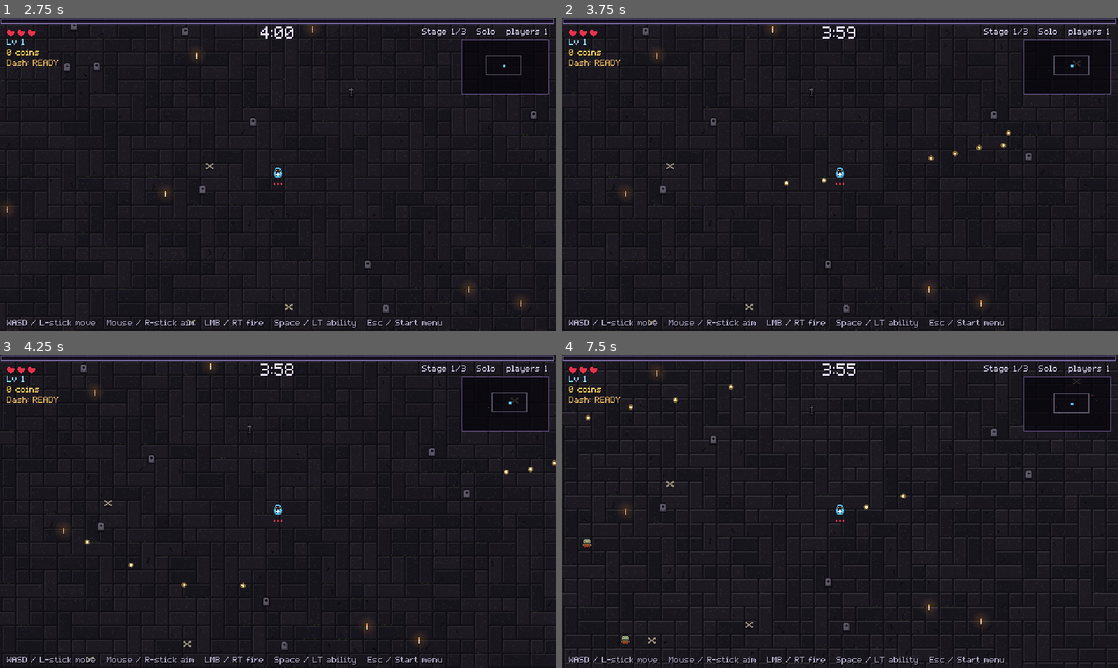
Above: before the commit, frames 1-4 (two rows, left to right).
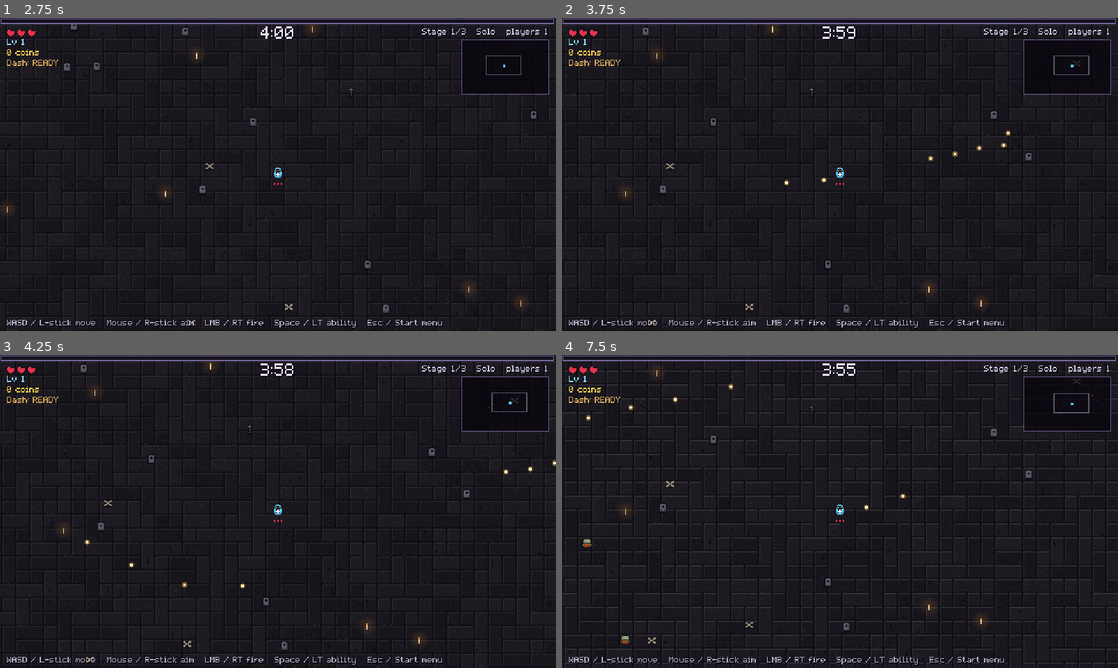
Above: after the commit, the same moments.

Repository: Tristan2828/GameTest
Game: Godot game, scene res://src/main/main.tscn
Same seed, same stepped clock (60 frames per second), same inputs: the game is played once before the commit and once after it.
Inputs (mouse positions are in pixels of both pictures, inside the frame that each line leads up to):
- Up to frame 1 (2.75 s): click (278, 180) at 0.52 s; type "12" at 0.6 s; click "Play Solo" at 1.25 s; click "Start Run" at 2 s
- Up to frame 2 (3.75 s): tap Enter (ui_accept) at 2.75, 3.02, 3.32 s; move the mouse to (962, 158) at 2.77 s; press the mouse at (962, 158) at 2.78 s; hold D (move_right) 2.78-3.5 s; tap Space (ability) at 2.85 s; release the mouse at (962, 158) at 3.5 s; drag from (728, 190) to (812, 237) at 3.52 s
- Up to frame 3 (4.25 s): no input
- Up to frame 4 (7.5 s): move the mouse to (895, 442) at 4.27 s; press the mouse at (895, 442) at 4.28 s; hold D (move_right) 4.28-5 s; tap Space (ability) at 4.35 s; release the mouse at (895, 442) at 5 s; drag from (812, 574) to (673, 464) at 5.02 s; tap Enter (ui_accept) at 5.75, 6.02, 6.32 s; move the mouse to (1006, 558) at 5.77 s; hold A (move_left) 5.78-6.5 s; hold Shift 5.78-6.5 s; click (1006, 558) at 6.05 s; drag from (673, 464) to (756, 433) at 6.52 s; move the mouse to (867, 511) at 7.27 s; press the mouse at (867, 511) at 7.28 s; hold S (move_down) from 7.28 s (still down); tap Ctrl at 7.35 s

Frame 1 is identical in both runs. In frame 2, less than 0.1% of the frame differs, in the area x 40-81%, y 35-54%; in frame 3, less than 0.1%; in frame 4, less than 0.1%.

Commit message:
Performance: batched bullet/gem drawing, off-screen culling, cheaper enemy grid; --perf-log and --invincible
Co-Authored-By: Claude Opus 5.5 <noreply@anthropic.com>
Claude-Session: https://claude.ai/code/session_018FQUPVBgHcvQaDcZ2WmqYd

Diff:
--- a/src/arena/arena.gd
+++ b/src/arena/arena.gd
@@ -192,22 +192,42 @@
 	if _phase == Phase.PLAYING:
 		_elapsed += delta
 		_run_stats.run_seconds += delta
+		var t := PerfLog.start()
 		for player: Player in _player_nodes():
 			player.tick(delta)
+		PerfLog.stop(&"players", t)
 		if is_host:
+			t = PerfLog.start()
 			_spawn_enemies(delta)
 			_tick_effigies(delta)
+			PerfLog.stop(&"spawn", t)
+			t = PerfLog.start()
 			_enemies.tick_host(delta, _alive_player_positions(), _effigy_positions(), _effigy_lure_radius())
+			PerfLog.stop(&"enemies", t)
+			t = PerfLog.start()
 			_tick_boss(delta)
+			PerfLog.stop(&"boss", t)
+			t = PerfLog.start()
 			_weapons.tick_host(delta, _elapsed, _player_nodes(), _enemies, _ready_peer_list())
+			PerfLog.stop(&"weapons", t)
+			t = PerfLog.start()
 			_apply_contact_damage()
+			PerfLog.stop(&"contact", t)
 		else:
+			t = PerfLog.start()
 			_enemies.rebuild_grid()
+			PerfLog.stop(&"grid", t)
+		t = PerfLog.start()
 		_projectiles.step(delta)
 		_projectiles.resolve_hits(_enemies, is_host)
+		PerfLog.stop(&"shots", t)
+		t = PerfLog.start()
 		_enemy_bullets.step(delta)
 		_enemy_bullets.resolve_player_hits(_player_nodes(), is_host)
+		PerfLog.stop(&"enemy_bullets", t)
+		t = PerfLog.start()
 		_tick_gems(delta, is_host)
+		PerfLog.stop(&"gems", t)
 		if is_host:
 			_update_phase()
 		if is_host and _bonus_levels_left > 0 and _all_peers_loaded():
@@ -245,7 +265,9 @@
 			_request_restart()
 	if is_host:
 		_tick += 1
+		var t := PerfLog.start()
 		_send_snapshots()
+		PerfLog.stop(&"snapshots", t)
 
 
 var _jingle_phase: Phase = Phase.PLAYING
@@ -302,7 +324,31 @@
 	_boss_banner_left = maxf(_boss_banner_left - delta, 0.0)
 	_play_phase_jingle()
 	_update_music()
+	var t := PerfLog.start()
 	_update_hud()
+	PerfLog.stop(&"hud", t)
+	_perf_report(delta)
+
+
+var _perf_seconds: float = 0.0
+
+
+## --perf-log: one line per second with step timings and object counts.
+func _perf_report(delta: float) -> void:
+	if not PerfLog.enabled:
+		return
+	PerfLog.frame()
+	_perf_seconds += delta
+	if _perf_seconds < 1.0:
+		return
+	var boss := _enemies.find_boss()
+	print(PerfLog.report(_perf_seconds, "t=%.0fs %s enemies %d shots %d enemy_bullets %d effects %d gems %d boss %s draws %d phys %.1fms proc %.1fms" % [
+		_elapsed, Phase.keys()[_phase], _enemies.active_count(), _projectiles.count(), _enemy_bullets.count(),
+		_effects.count(), _gems.count(), "yes" if boss != null else "no",
+		Performance.get_monitor(Performance.RENDER_TOTAL_DRAW_CALLS_IN_FRAME),
+		Performance.get_monitor(Performance.TIME_PHYSICS_PROCESS) * 1000.0,
+		Performance.get_monitor(Performance.TIME_PROCESS) * 1000.0]))
+	_perf_seconds = 0.0
 
 
 func _unhandled_input(event: InputEvent) -> void:
@@ -1243,6 +1289,13 @@
 @rpc("authority", "call_remote", "reliable")
 func _receive_enemy_patterns(patterns: PackedInt32Array, origins: PackedVector2Array, aims: PackedFloat32Array,
 		seeds: PackedInt32Array, fire_times: PackedFloat32Array) -> void:
+	var t := PerfLog.start()
+	_apply_enemy_patterns(patterns, origins, aims, seeds, fire_times)
+	PerfLog.stop(&"rx_patterns", t)
+
+
+func _apply_enemy_patterns(patterns: PackedInt32Array, origins: PackedVector2Array, aims: PackedFloat32Array,
+		seeds: PackedInt32Array, fire_times: PackedFloat32Array) -> void:
 	var dodge_time := _elapsed + Net.ping_ms() / 2000.0
 	for i: int in patterns.size():
 		var age := clampf(dodge_time - fire_times[i], 0.0, MAX_PATTERN_FAST_FORWARD)
--- a/src/art/pixel_art.gd
+++ b/src/art/pixel_art.gd
@@ -1041,6 +1041,7 @@
 const TINT_SHADE_CHAR: String = "p"
 
 static var _cache: Dictionary[String, ImageTexture] = {}
+static var _disc_cache: Dictionary[String, ImageTexture] = {}
 
 
 static func has_sprite(sprite: String) -> bool:
@@ -1088,6 +1089,39 @@
 	return built
 
 
+## A filled circle (with an optional inner circle on top) baked into a small
+## texture: pixels whose centers are within the radius, like draw_circle. Many
+## copies of one texture draw in a single batch, far cheaper than draw_circle
+## (which builds a polygon and its own draw call every time). Cached.
+static func disc_texture(radius: float, color: Color, inner_radius: float = 0.0, inner_color: Color = Color.WHITE) -> ImageTexture:
+	var key := "%s|%s|%s|%s" % [radius, color.to_html(), inner_radius, inner_color.to_html()]
+	if _disc_cache.has(key):
+		return _disc_cache[key]
+	var side := ceili(radius) * 2 + 1
+	var image := Image.create(side, side, false, Image.FORMAT_RGBA8)
+	var middle := side / 2.0
+	for y: int in side:
+		for x: int in side:
+			var distance := Vector2(x + 0.5 - middle, y + 0.5 - middle).length()
+			if distance <= inner_radius:
+				image.set_pixel(x, y, inner_color)
+			elif distance <= radius:
+				image.set_pixel(x, y, color)
+	var built := ImageTexture.create_from_image(image)
+	_disc_cache[key] = built
+	return built
+
+
+## The part of the world this canvas item's viewport shows right now (for
+## skipping off-screen drawing), grown by `margin`.
+static func visible_rect(canvas: CanvasItem, margin: float = 16.0) -> Rect2:
+	var viewport := canvas.get_viewport()
+	if viewport == null:
+		return Rect2(-1e6, -1e6, 2e6, 2e6)
+	var to_world := (canvas.get_global_transform_with_canvas().affine_inverse())
+	return (to_world * viewport.get_visible_rect()).grow(margin)
+
+
 ## Draws a sprite centered on `center` from a CanvasItem's _draw().
 static func draw(canvas: CanvasItem, sprite: String, center: Vector2, tint: Color = Color.WHITE,
 		flash: bool = false, flip: bool = false, scale: float = 1.0, modulate: Color = Color.WHITE) -> void:
--- a/src/combat/projectile_manager.gd
+++ b/src/combat/projectile_manager.gd
@@ -158,13 +158,19 @@
 	return removed
 
 
+## One baked glow+core texture per bullet (batched into a single draw call);
+## bullets off screen are skipped. Bullets live up to 7s in an arena much bigger
+## than the screen, so most of them usually are.
 func _draw() -> void:
+	var texture := PixelArt.disc_texture(glow_radius, glow_color, core_radius, core_color)
+	var half := Vector2(texture.get_size()) / 2.0
+	var view := PixelArt.visible_rect(self)
 	for i: int in _count:
 		if _ages[i] < 0.0:
 			continue
 		var point := position_of(i)
-		draw_circle(point, glow_radius, glow_color)
-		draw_circle(point, core_radius, core_color)
+		if view.has_point(point):
+			draw_texture(texture, point - half)
 
 
 ## Order doesn't matter, so fill the gap with the last bullet.
--- a/src/core/spatial_grid.gd
+++ b/src/core/spatial_grid.gd
@@ -19,9 +19,11 @@
 
 func insert(id: int, point: Vector2) -> void:
 	var key := _cell_of(point)
-	if not _cells.has(key):
-		_cells[key] = []
-	_cells[key].append(id)
+	var cell: Variant = _cells.get(key)
+	if cell == null:
+		_cells[key] = [id]
+	else:
+		(cell as Array).append(id)
 
 
 ## Appends to `out` every id whose cell overlaps the circle. Callers still need
@@ -31,9 +33,10 @@
 	var high := _cell_of(point + Vector2(radius, radius))
 	for x: int in range(low.x, high.x + 1):
 		for y: int in range(low.y, high.y + 1):
-			var cell: Array = _cells.get(Vector2i(x, y), [])
-			for id: int in cell:
-				out.append(id)
+			# get() without a default: no new empty array for every empty cell.
+			var cell: Variant = _cells.get(Vector2i(x, y))
+			if cell != null:
+				out.append_array(cell)
 
 
 func _cell_of(point: Vector2) -> Vector2i:
--- a/src/enemies/enemy_manager.gd
+++ b/src/enemies/enemy_manager.gd
@@ -97,8 +97,9 @@
 ## Host: move every enemy toward the nearest target, pushing apart overlaps.
 ## `lures` are decoys (Bone Effigy): regular enemies within `lure_radius` of
 ## one chase it instead of the players.
+## The grid is rebuilt once, at the end (it's still current from last tick; only
+## this tick's new spawns are missing, which just skips their push for one tick).
 func tick_host(delta: float, targets: Array[Vector2], lures: Array[Vector2] = [], lure_radius: float = 0.0) -> void:
-	rebuild_grid()
 	for enemy: Enemy in _pool:
 		if not enemy.active:
 			continue
@@ -226,6 +227,12 @@
 
 @rpc("authority", "call_remote", "unreliable_ordered", 1)
 func _receive_snapshot(count: int, data: PackedByteArray) -> void:
+	var t := PerfLog.start()
+	_apply_snapshot(count, data)
+	PerfLog.stop(&"rx_enemies", t)
+
+
+func _apply_snapshot(count: int, data: PackedByteArray) -> void:
 	var seen: Array[bool] = []
 	seen.resize(POOL_SIZE)
 	seen.fill(false)
--- a/src/main/launch_options.gd
+++ b/src/main/launch_options.gd
@@ -19,6 +19,8 @@
 ##   --screenshot-dir=<folder>       save PNGs: the title screen (when no mode flag), gameplay every 10s,
 ##                                   and the first lobby, level-up, shop and run-end screens
 ##                                   (needs a real window, not --headless)
+##   --perf-log                      print step timings, fps and object counts every second
+##   --invincible                    players can't be hit (performance / visual testing)
 ##   --run-config=<k=v,k=v>          host's Difficulty / Custom Game settings (RunConfig names),
 ##                                   e.g. --run-config=single_stage=true,stage=2,enemy_health=1.5
 
@@ -41,6 +43,7 @@
 static var character: int = -1
 ## --run-config values (RunConfig names -> parsed values); empty = lobby choice.
 static var run_config: Dictionary = {}
+static var invincible: bool = false
 
 
 static func parse(args: PackedStringArray) -> void:
@@ -74,6 +77,10 @@
 			screenshot_dir = arg.trim_prefix("--screenshot-dir=")
 		elif arg.begins_with("--stage-seconds="):
 			stage_seconds = arg.trim_prefix("--stage-seconds=").to_float()
+		elif arg == "--perf-log":
+			PerfLog.enabled = true
+		elif arg == "--invincible":
+			invincible = true
 		elif arg.begins_with("--run-config="):
 			for pair: String in arg.trim_prefix("--run-config=").split(",", false):
 				var parts := pair.split("=")
--- /dev/null
+++ b/src/main/perf_log.gd
@@ -0,0 +1,57 @@
+class_name PerfLog
+extends RefCounted
+## Timing instrumentation for performance work (--perf-log). Code wraps a step:
+##   var t := PerfLog.start()
+##   ...work...
+##   PerfLog.stop(&"enemies", t)
+## and once a second the arena prints the average and worst time of every step,
+## frames per second and the slowest frame. Costs nothing when the flag is off.
+
+static var enabled: bool = false
+## Step name -> [total usec, calls, worst usec] since the last report.
+static var _sections: Dictionary[StringName, Array] = {}
+static var _frames: int = 0
+static var _worst_frame_usec: int = 0
+static var _last_frame_usec: int = 0
+
+
+static func start() -> int:
+	return Time.get_ticks_usec() if enabled else 0
+
+
+static func stop(section: StringName, started: int) -> void:
+	if not enabled:
+		return
+	var spent := Time.get_ticks_usec() - started
+	var entry: Array = _sections.get(section, [0, 0, 0])
+	entry[0] += spent
+	entry[1] += 1
+	entry[2] = maxi(entry[2], spent)
+	_sections[section] = entry
+
+
+## Call once per rendered frame (tracks fps and the slowest frame).
+static func frame() -> void:
+	if not enabled:
+		return
+	var now := Time.get_ticks_usec()
+	if _last_frame_usec > 0:
+		_worst_frame_usec = maxi(_worst_frame_usec, now - _last_frame_usec)
+	_last_frame_usec = now
+	_frames += 1
+
+
+## One report line per second of data, then starts over. `extra` is appended.
+static func report(seconds: float, extra: String) -> String:
+	var parts := PackedStringArray()
+	parts.append("fps %d  worst frame %.1fms" % [roundi(_frames / maxf(seconds, 0.001)), _worst_frame_usec / 1000.0])
+	var names: Array[StringName] = []
+	names.assign(_sections.keys())
+	names.sort_custom(func(a: StringName, b: StringName) -> bool: return _sections[a][0] > _sections[b][0])
+	for section: StringName in names:
+		var entry: Array = _sections[section]
+		parts.append("%s %.2f/%.2fms" % [section, entry[0] / 1000.0 / maxf(entry[1], 1.0), entry[2] / 1000.0])
+	_sections.clear()
+	_frames = 0
+	_worst_frame_usec = 0
+	return "[perf] " + "  ".join(parts) + "  |  " + extra
--- a/src/player/player.gd
+++ b/src/player/player.gd
@@ -202,6 +202,8 @@
 ## Checked when an enemy or enemy bullet touches this player. Dashing dodges
 ## hits. Works on clients too, using the latest known state.
 func can_be_hit() -> bool:
+	if LaunchOptions.invincible:
+		return false  # Test flag (performance and visual checks).
 	return not health.is_downed() and not health.is_invulnerable() and not is_dashing()
 
 
--- a/src/progression/gem_manager.gd
+++ b/src/progression/gem_manager.gd
@@ -161,10 +161,21 @@
 	queue_redraw()
 
 
+## Two passes (all glows, then all sprites) so same-texture draws batch
+## together; pickups off screen are skipped.
 func _draw() -> void:
 	var now := Time.get_ticks_msec() / 1000.0
-	for id: int in CAPACITY:
-		if _active[id] == 0:
+	var view := PixelArt.visible_rect(self)
+	if glow_color.a > 0.0:
+		var small_glow := PixelArt.disc_texture(5.0, glow_color)
+		var big_glow := PixelArt.disc_texture(7.0, glow_color)
+		for id: int in CAPACITY:
+			if _active[id] == 0 or not view.has_point(_positions[id]):
+				continue
+			var glow := small_glow if _values[id] < mid_value else big_glow
+			draw_texture(glow, _positions[id] - Vector2(glow.get_size()) / 2.0)
+	for id: int in CAPACITY:
+		if _active[id] == 0 or not view.has_point(_positions[id]):
 			continue
 		var value := _values[id]
 		var sprite := sprite_big if value >= big_value else (sprite_mid if value >= mid_value else sprite_small)
@@ -172,8 +183,6 @@
 		if PixelArt.has_sprite(sprite + "_1") and int(now * 6.0 + id) % 4 == 0:
 			sprite += "_1"
 		var bob := roundf(sin(now * 4.0 + id) * 1.0) if _targets[id] == 0 else 0.0
-		if glow_color.a > 0.0:
-			draw_circle(_positions[id], 5.0 if value < mid_value else 7.0, glow_color)
 		PixelArt.draw(self, sprite, _positions[id] + Vector2(0, bob))
 
 
Not shown, added: src/main/perf_log.gd.uid
Not shown, changed: CLAUDE.md
Not shown, changed: DESIGN.md
Not shown, changed: docs/PLAYTEST.md
